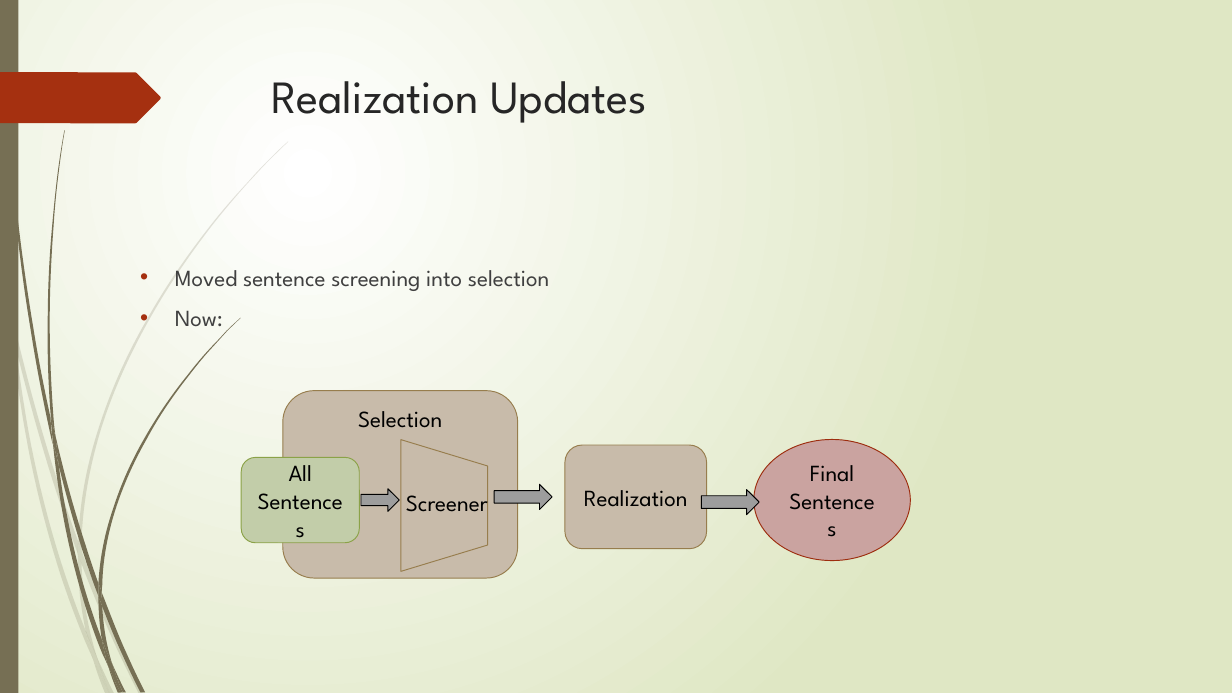
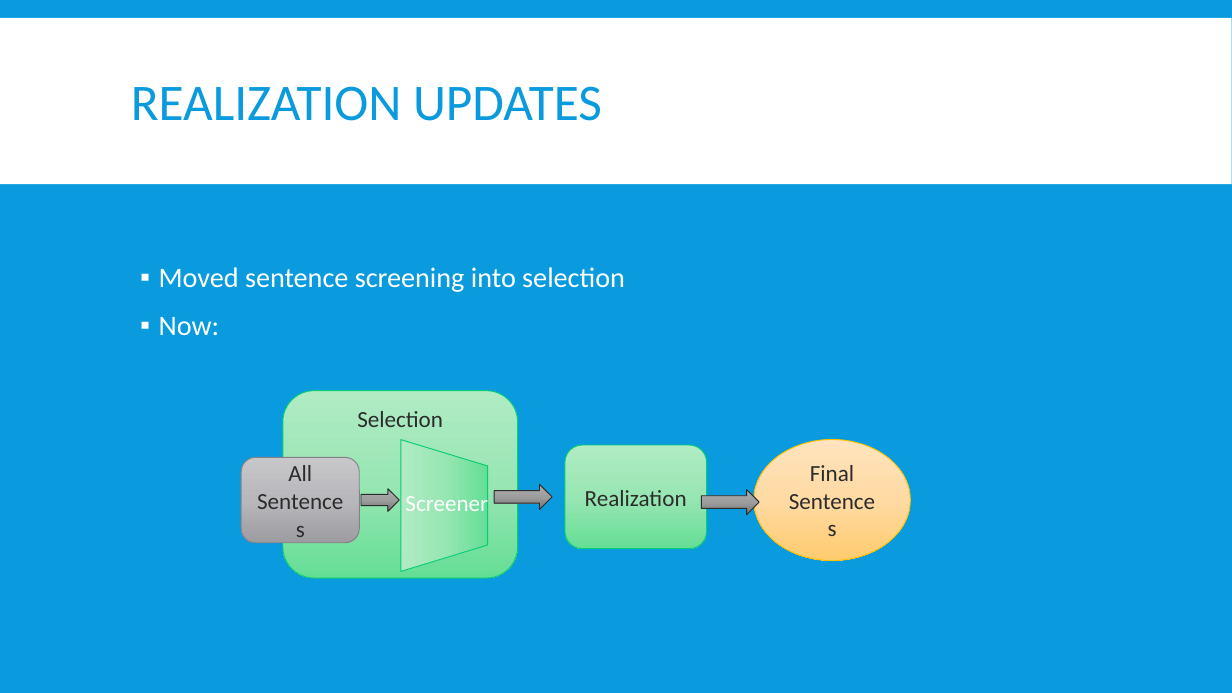
Before and after one commit to Mindful/ling-573, a slide deck: slide 20 of doc/D4_presentation.pptx (slide 21 before the commit). Drawn at 1232x693 pixels with LibreOffice and Linux fonts; fonts in the diff are those of the drawing. Boxes give left, top, right and bottom in pixels: in the first picture for what was removed or moved away, otherwise in the second. Text is boxed around its words. In the diff, an @@ line names an element or a change of style, - is before the commit and + after.

Commit message:
Update D4_presentation.pptx
Changed theme for slides

```diff
--- a/doc/D4_presentation.pptx
+++ b/doc/D4_presentation.pptx
@@ background gradient #FFFFFF to #DFE8C4 to #099BDD @@
@@ rectangle removed at [0,0,18,693] @@
@@ rectangle added at [0,18,1232,184], fill #FFFFFF @@
@@ title "REALIZATION UPDATES" at [131,86,602,121]: vertical alignment top to middle @@
@@ freeform shape removed at [0,72,161,123] @@
@@ title at [131,86,602,121]: text changed; size 36 to 40 pt; font League Spartan to Calibri; text colour #262626 to #099BDD @@
-Realization Updates
+REALIZATION UPDATES
@@ text "Moved sentence screening into selection" at [159,267,625,335]: size 18 to 22 pt, font League Spartan to Calibri, text colour #404040 to #FFFFFF; bullet • to ▪; line spacing 1 to 0.9; more space between paragraphs; bullet colour #A53010 to #FFFFFF @@
@@ rounded rectangle "Selection" at [283,391,518,579]: font League Spartan to Calibri, text colour #000000 to #2C2C2C; fill #C8BBAA to gradient #B1EBC5 to #98E7B4 to #66DF95; outline #987D4D 0.75 pt to #08CC78 0.75 pt @@
@@ flow chart manual operation at [402,439,488,572]: fill #C8BBAA to gradient #B1EBC5 to #98E7B4 to #66DF95; outline #987D4D 0.75 pt to #08CC78 0.75 pt @@
@@ rounded rectangle "Realization" at [565,445,706,549]: font League Spartan to Calibri, text colour #000000 to #2C2C2C; fill #C8BBAA to gradient #B1EBC5 to #98E7B4 to #66DF95; outline #987D4D 0.75 pt to #08CC78 0.75 pt @@
@@ ellipse "Final Sentences" at [754,440,910,561]: font League Spartan to Calibri, text colour #000000 to #2C2C2C; fill #CBA3A0 to gradient #FFE5BF to #FFDAA3 to #FFCB70; outline #9E2E0F 0.75 pt to #FFC000 0.75 pt @@
@@ rounded rectangle "All Sentences" at [241,457,360,543]: font League Spartan to Calibri, text colour #000000 to #2C2C2C; fill #C2CEA9 to gradient #C8C8CA to #B9B9BC to #9D9DA2; outline #8BA249 0.75 pt to #828288 0.75 pt @@
@@ text "Screener" at [405,492,488,518]: font League Spartan to Calibri, text colour #000000 to #FFFFFF @@
@@ fill #9D9D9D to gradient #AFAFAF to #9E9E9E to #747474; outline #000000 0.75 pt to #2C2C2C 0.75 pt in 3 elements at [361,489,399,511], [494,484,553,509], [701,490,760,515] @@
@@ group removed at [0,141,288,693]: 10 freeform shapes @@
@@ group removed at [3,0,240,693]: 12 freeform shapes @@
```
Also in this commit, not shown: 20 other slides changed, 1 slide removed.
